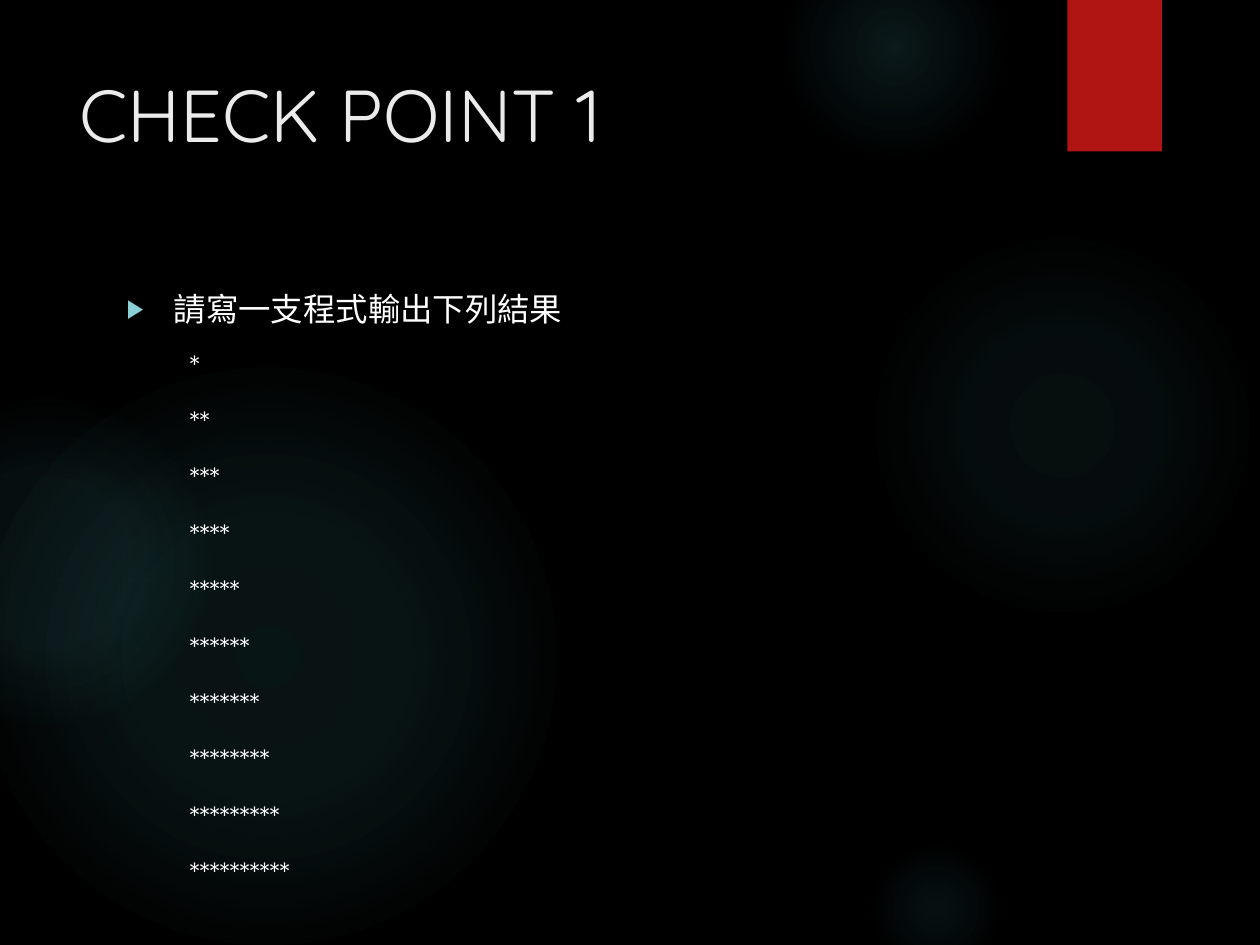
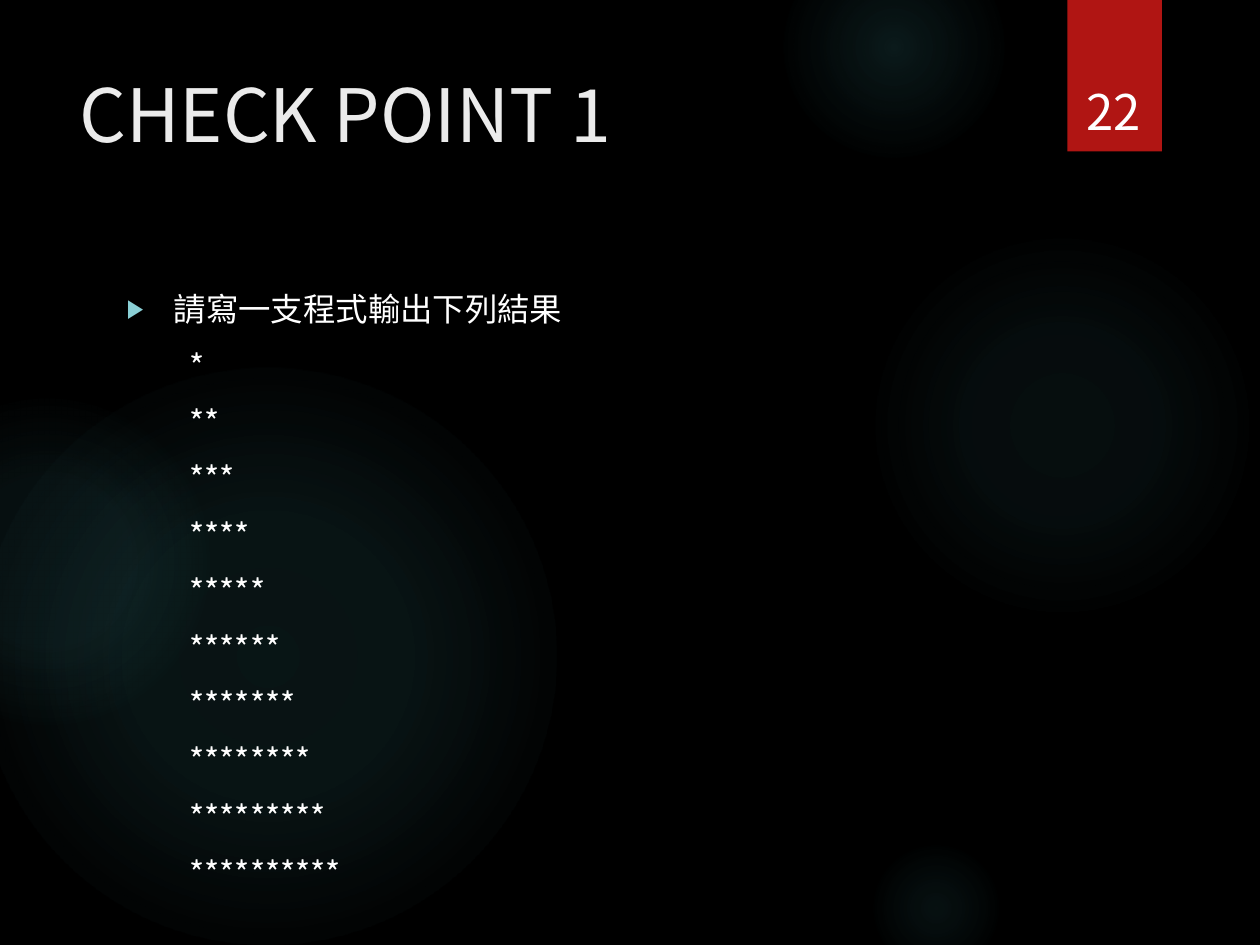
Before and after one commit to MCUITE/IoT, a slide deck: slide 22 of Lab/Lab04-Python.pptx (slide 23 before the commit). Drawn at 1260x945 pixels with LibreOffice and Linux fonts; fonts in the diff are those of the drawing; background and template pictures are left out. Boxes give left, top, right and bottom in pixels: in the first picture for what was removed or moved away, otherwise in the second. Text is boxed around its words. In the diff, an @@ line names an element or a change of style, - is before the commit and + after.

```diff
--- a/Lab/Lab04-Python.pptx
+++ b/Lab/Lab04-Python.pptx
@@ title "CHECK POINT 1" at (79, 87, 611, 143): font Quicksand to Noto Sans CJK SC @@
@@ page number added at (1086, 93, 1140, 130), 28 pt, text #FFFFFF @@
+22
@@ text "請寫一支程式輸出下列結果" at (174, 293, 562, 324): font Quicksand to Noto Sans CJK SC @@
```
Also in this commit, not shown: 22 other slides changed, 1 slide removed, 39 other files.
